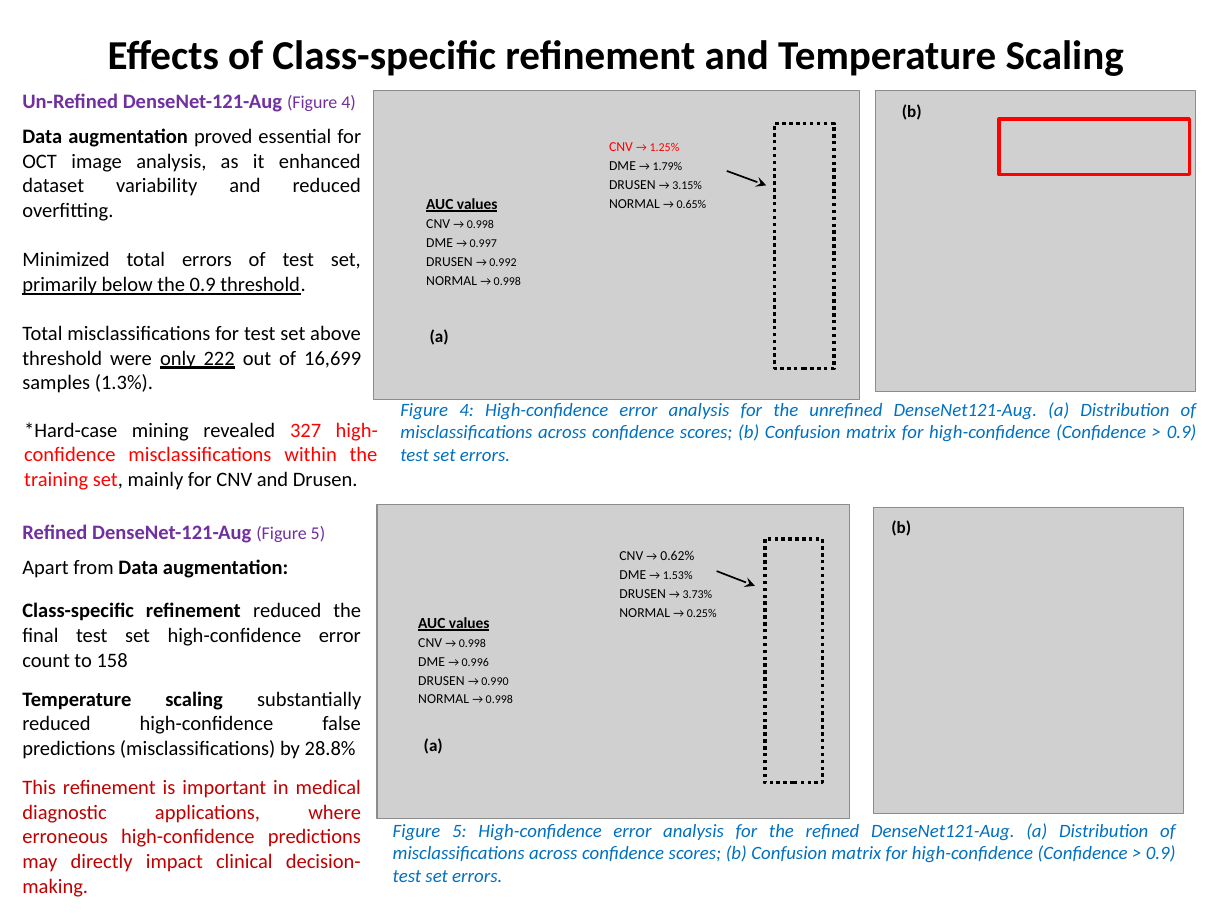
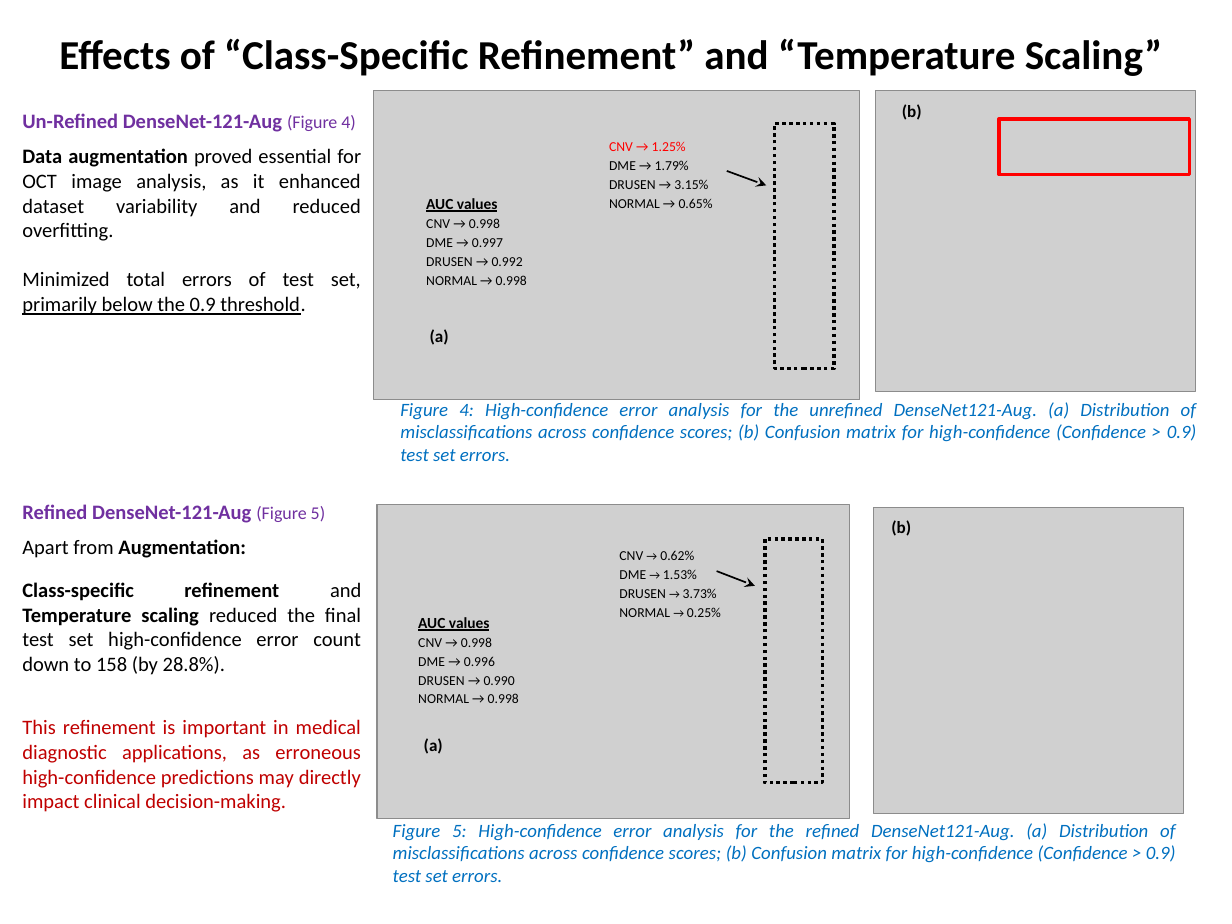
Before and after one commit to ManosGitProject/oct_retinal_classification_hackathon_v1, a slide deck: slide 6 of Hackathon Presentation.pptx. Drawn at 1232x924 pixels with LibreOffice and Linux fonts; fonts in the diff are those of the drawing; grey boxes stand for pictures. Boxes give left, top, right and bottom in pixels: in the first picture for what was removed or moved away, otherwise in the second. Text is boxed around its words. In the diff, an @@ line names an element or a change of style, - is before the commit and + after.

```diff
--- a/Hackathon Presentation.pptx
+++ b/Hackathon Presentation.pptx
@@ title at (59,39,1162,76): text changed @@
-Effects of Class-specific refinement and Temperature Scaling
+Effects of “Class-Specific Refinement” and “Temperature Scaling”
@@ text "Un-Refined DenseNet-121-Aug (Figure 4)": place and size @@
-text "Un-Refined DenseNet-121-Aug (Figure 4)" at (22,93,361,393)
+text "Un-Refined DenseNet-121-Aug (Figure 4)" at (22,113,361,315)
@@ text "CNV → 1.25%" at (609,141,713,208): size 7 to 8 pt in "→ 1.25%", "→ 1.79%", "→ 3.15%", "→ 0.65%" @@
@@ text at (426,218,527,285): size 7 to 8 pt in "→ 0.998", "→ 0.997", "→ 0.992", "→ 0.998" @@
@@ text at (22,325,361,393): paragraph removed @@
-Total misclassifications for test set above threshold were only 222 out of 16,699 samples (1.3%).
@@ text removed at (24,422,378,490) @@
-*Hard-case mining revealed 327 high-confidence misclassifications within the training set, mainly for CNV and Drusen.
@@ text "Refined DenseNet-121-Aug (Figure 5)": place and size @@
-text "Refined DenseNet-121-Aug (Figure 5)" at (22,524,361,897)
+text "Refined DenseNet-121-Aug (Figure 5)" at (22,504,361,812)
@@ text at (22,539,361,812): text changed; text colour #000000 to #C00000 @@
-Apart from Data augmentation:
-Class-specific refinement reduced the final test set high-confidence error count to 158
-Temperature scaling substantially reduced high-confidence false predictions (misclassifications) by 28.8%
-This refinement is important in medical diagnostic applications, where erroneous high-confidence predictions may directly impact clinical decision-making.
+Apart from Augmentation:
+Class-specific refinement and Temperature scaling reduced the final test set high-confidence error count down to 158 (by 28.8%).
+This refinement is important in medical diagnostic applications, as erroneous high-confidence predictions may directly impact clinical decision-making.
@@ text at (619,569,721,617): size 7 to 8 pt in "1.53%", "3.73%", "0.25%" @@
@@ text at (418,637,519,703): size 7 to 8 pt in "→ 0.998", "→ 0.996", "→ 0.990", "→ 0.998" @@
```
Also in this commit, not shown: 6 other slides changed, 1 other file.
